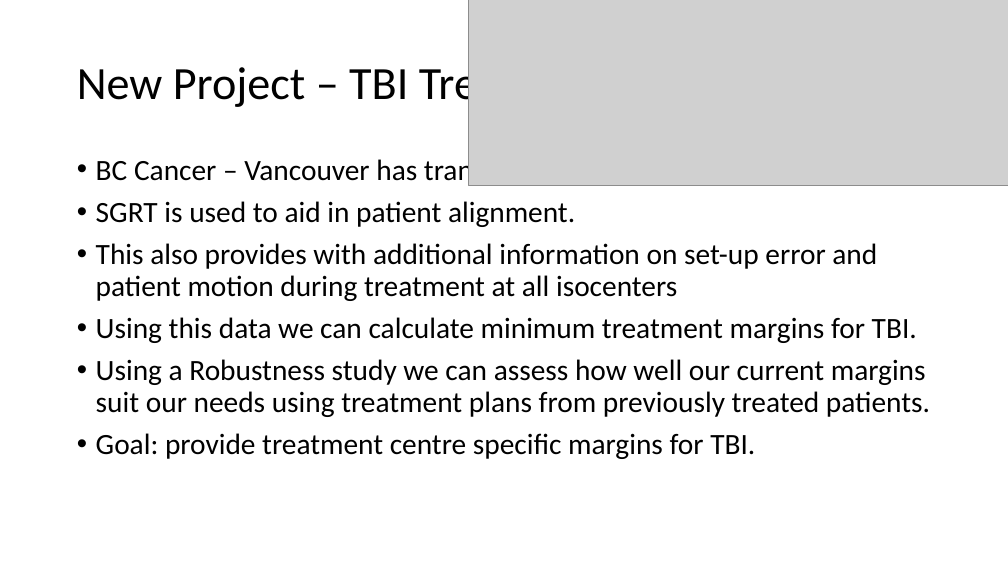
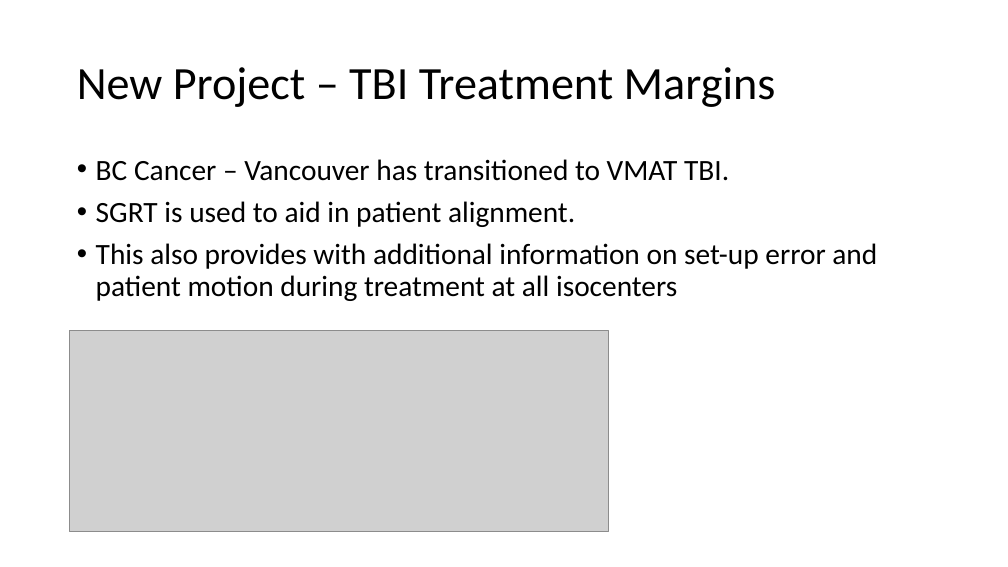
Before and after one commit to CNorthwayMedPhys/Full-Body-Flow-Model-Project, a slide deck: slide 19 of Working Documents/Committee Meeting.pptx (slide 13 before the commit). Drawn at 1008x567 pixels with LibreOffice and Linux fonts; fonts in the diff are those of the drawing; grey boxes stand for pictures. Boxes give left, top, right and bottom in pixels: in the first picture for what was removed or moved away, otherwise in the second. Text is boxed around its words. In the diff, an @@ line names an element or a change of style, - is before the commit and + after.

```diff
--- a/Working Documents/Committee Meeting.pptx
+++ b/Working Documents/Committee Meeting.pptx
@@ text at <box>96,317,930,459</box>: paragraphs removed @@
-• Using this data we can calculate minimum treatment margins for TBI.
-• Using a Robustness study we can assess how well our current margins suit our needs using treatment plans from previously treated patients.
-• Goal: provide treatment centre specific margins for TBI.
@@ picture: place and size @@
-picture at <box>469,0,1008,186</box>
+picture at <box>70,331,609,532</box>
```
Also in this commit, not shown: 9 other slides changed, 7 slides added.
